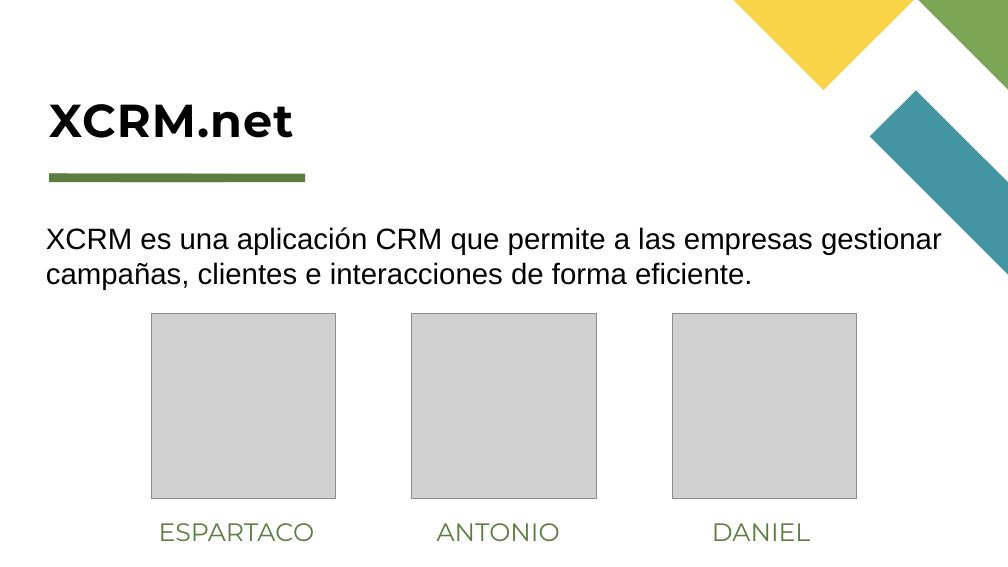
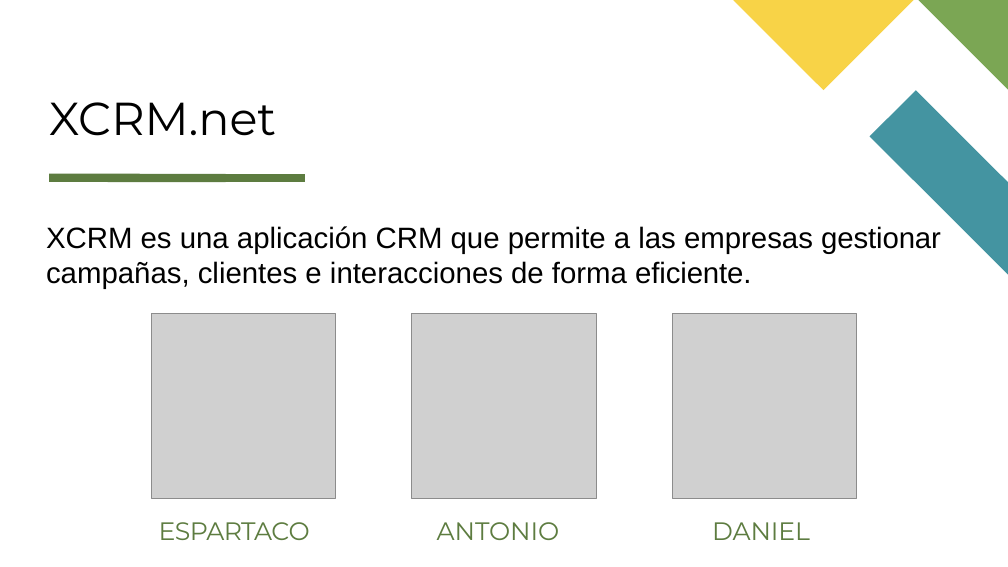
Before and after one commit to True1Santony/xcrm, a slide deck: slide 1 of doc/defensa/presentación.pptx. Drawn at 1008x567 pixels with LibreOffice and Linux fonts; fonts in the diff are those of the drawing; grey boxes stand for pictures. Boxes give left, top, right and bottom in pixels: in the first picture for what was removed or moved away, otherwise in the second. Text is boxed around its words. In the diff, an @@ line names an element or a change of style, - is before the commit and + after.

```diff
--- a/doc/defensa/presentación.pptx
+++ b/doc/defensa/presentación.pptx
@@ title "XCRM.net" at [49,102,276,136]: letter spacing 1 to -0.1 pt, bold off; indent changed; line spacing 0.8 to 1; vertical alignment bottom to top @@
@@ text at [46,226,941,289]: text changed @@
-XCRM es una aplicación CRM que permite a las empresas gestionar
-campañas, clientes e interacciones de forma eficiente.
+XCRM es una aplicación CRM que permite a las empresas gestionar campañas, clientes e interacciones de forma eficiente.
@@ text "ESPARTACO" at [159,522,310,540]: text colour #5D7D40 to #5D7C40, letter spacing 0 to -0.6 pt; indent changed; more space between paragraphs @@
```
Also in this commit, not shown: 5 other slides changed, 1 slide added, 1 slide removed, 1 other file.
